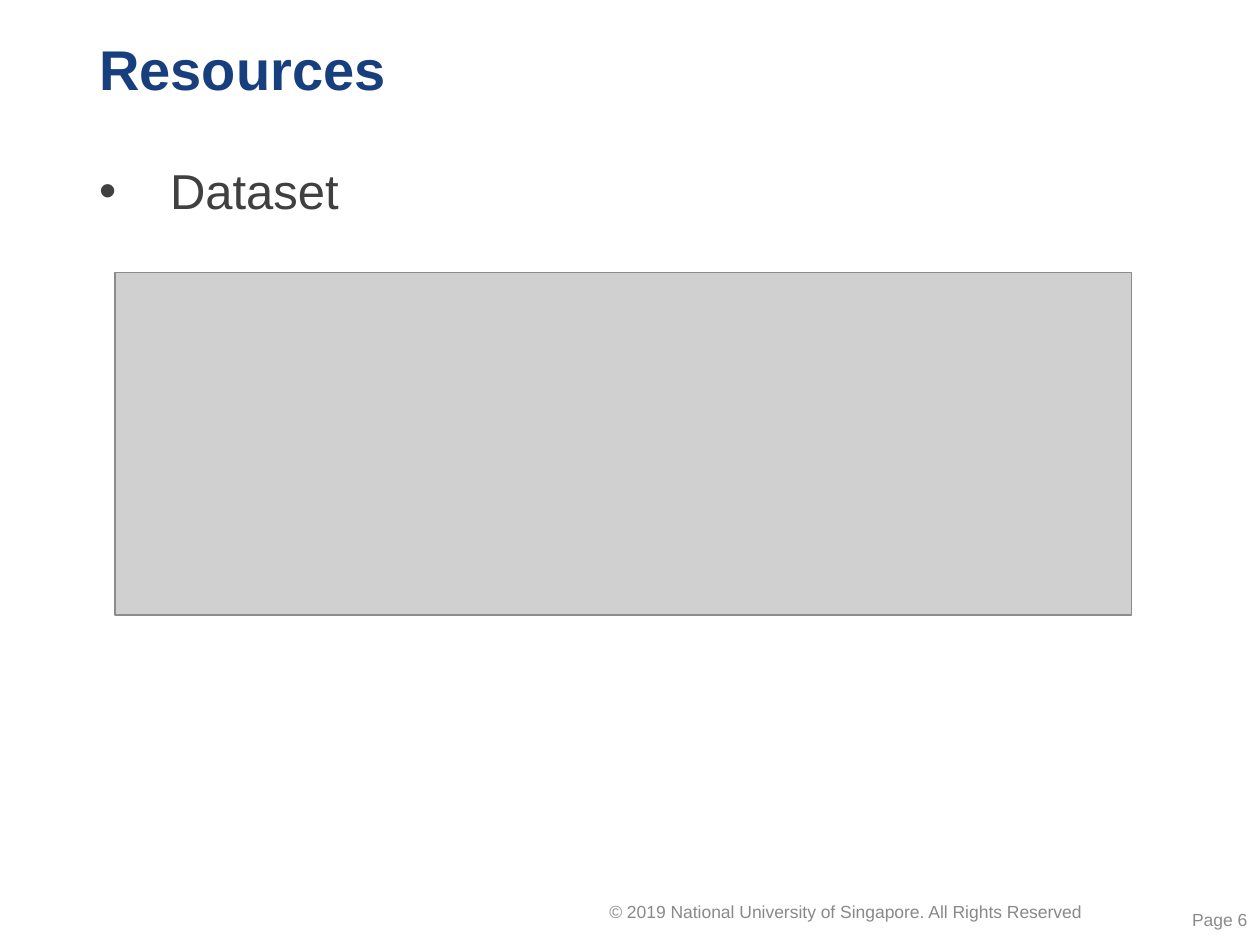
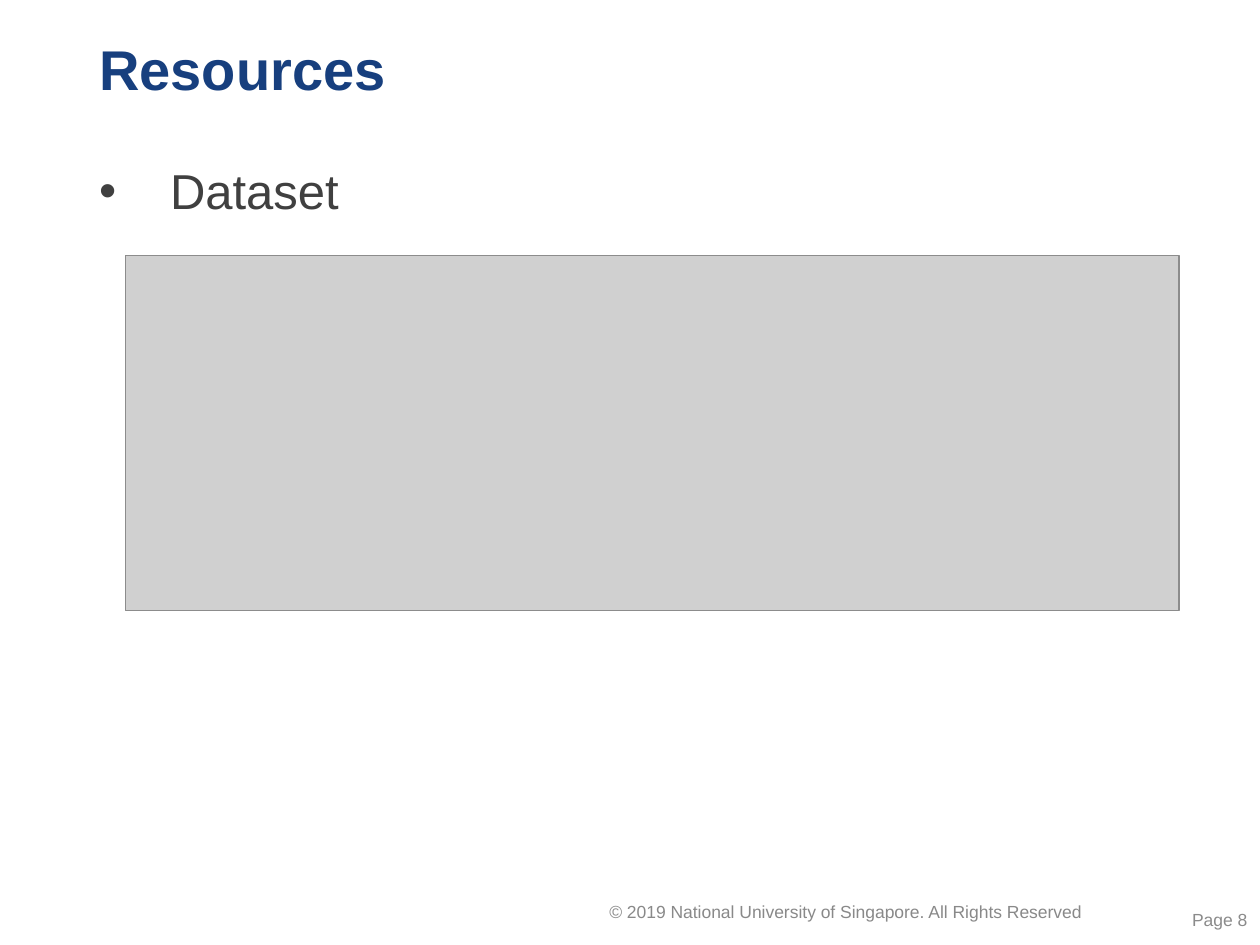
Before and after one commit to caoliang/ISSM-CA3, a slide deck: slide 8 of day4 Group CA proposal (GC) v 1.0.pptx (slide 6 before the commit). Drawn at 1260x945 pixels with LibreOffice and Linux fonts; fonts in the diff are those of the drawing; grey boxes stand for pictures; background and template pictures are left out. Boxes give left, top, right and bottom in pixels: in the first picture for what was removed or moved away, otherwise in the second. Text is boxed around its words. In the diff, an @@ line names an element or a change of style, - is before the commit and + after.

```diff
--- a/day4 Group CA proposal (GC) v 1.0.pptx
+++ b/day4 Group CA proposal (GC) v 1.0.pptx
@@ picture: place and size @@
-picture at <box>115,272,1131,615</box>
+picture at <box>125,256,1178,611</box>
@@ page number at <box>1192,914,1248,930</box>: text changed @@
-Page 6
+Page 8
```
Also in this commit, not shown: 3 other slides changed, 3 slides added, 1 other file.
